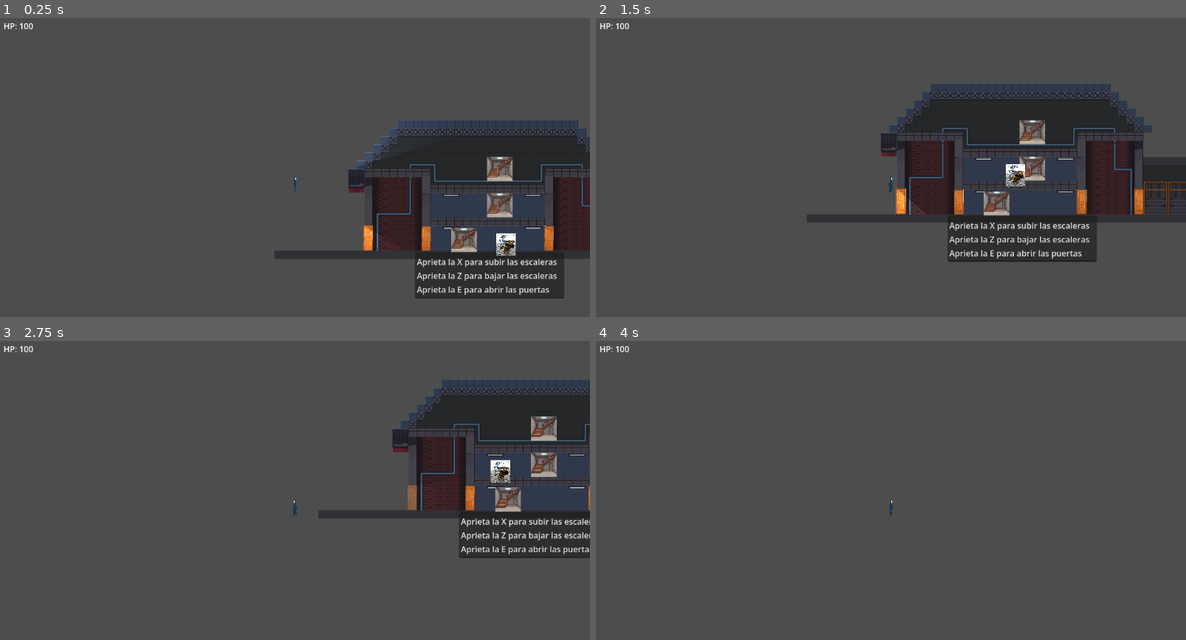
Above: before the commit, frames 1-4 (two rows, left to right).
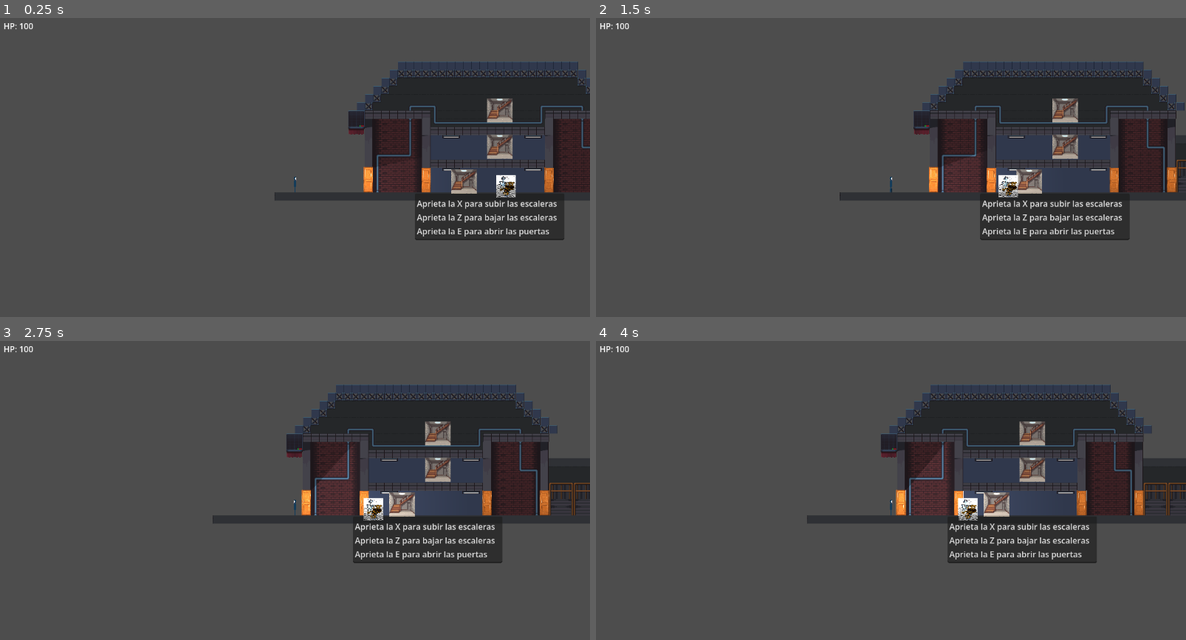
Above: after the commit, the same moments.

Repository: Alan222-coder/Godot-El-eternauta
Game: Godot game, scene res://Nivel1.tscn
Two runs of this game, one before a commit and one after it. Both use one fixed random seed, a clock stepped at 60 frames per second and the inputs below.
Inputs (mouse positions are in pixels of both pictures, inside the frame that each line leads up to):
- Up to frame 1 (0.25 s): no input
- Up to frame 2 (1.5 s): tap Enter (ui_accept) at 0.5, 0.77 s; move the mouse to (1020, 167) at 0.52 s; hold Right mouse button (aim, bound only after the commit) 0.53-1.28 s; hold D (mderecha) from 0.53 s (still down); move the mouse to (773, 200) at 1.27 s; tap Z (bajar) at 1.35 s
- Up to frame 3 (2.75 s): tap Enter (ui_accept) at 1.52 s; right-click (177, 523) at 1.55 s; move the mouse to (354, 433) at 2.02 s; release D (mderecha) at 2.03 s; hold A (mizquierda) from 2.03 s (still down); hold Right mouse button (aim, bound only after the commit) from 2.03 s (still down); tap E (interact) at 2.1 s
- Up to frame 4 (4 s): move the mouse to (861, 574) at 2.77 s; release A (mizquierda) at 2.78 s; release Right mouse button (aim, bound only after the commit) at 2.78 s; hold D (mderecha) from 2.78 s (still down); tap X (teleport) at 2.85 s; tap Enter (ui_accept) at 3.02, 3.77 s; right-click (861, 574) at 3.05 s; move the mouse to (1068, 556) at 3.52 s; hold Right mouse button (aim, bound only after the commit) from 3.53 s (still down)

The runs differ from the first frame. In frame 1, 24% of the frame differs, in the area x 46-100%, y 14-94%; in frame 2, 20%; in frame 3, 21%; in frame 4, 21%.

Commit message:
Arma
añadida la arma

Diff:
--- a/Nivel1.tscn
+++ b/Nivel1.tscn
@@ -816,7 +816,7 @@
 
 [node name="CharacterBody2D" type="CharacterBody2D" parent="World" unique_id=931044742 groups=["player"]]
 z_index = 1
-position = Vector2(40, 79.92999)
+position = Vector2(40, 217.93)
 platform_floor_layers = 4294967041
 platform_wall_layers = 2
 script = ExtResource("2_ydtn4")
@@ -843,6 +843,11 @@
 
 [node name="AnimationPlayer" type="AnimationPlayer" parent="World/CharacterBody2D" unique_id=1513631104]
 libraries/ = SubResource("AnimationLibrary_lnvlo")
+
+[node name="Marker2D" type="Marker2D" parent="World/CharacterBody2D" unique_id=1200470030]
+
+[node name="RayCast2D" type="RayCast2D" parent="World/CharacterBody2D/Marker2D" unique_id=356701956]
+target_position = Vector2(1000, 0)
 
 [node name="Puerta" type="Node2D" parent="World" unique_id=1864310790]
 
--- a/PlayerMovimiento.gd
+++ b/PlayerMovimiento.gd
@@ -5,63 +5,154 @@
 
 @onready var anim = $AnimationPlayer
 @onready var sprite2d = $Sprite2D
+@onready var muzzle = $Marker2D
+@onready var raycast = $Marker2D/RayCast2D
 
-# --- HP ---
-var hp_max: int = 100
-var hp: int = 100
-var invulnerable: bool = false
-@onready var hp_label: Label = $"../../CanvasLayer/Label"
+# ---------------- HP ----------------
+var hp_max := 100
+var hp := 100
+var invulnerable := false
 
-func _ready():
-	# Test (opcional, podés borrarlo después)
-	anim.play("Caminar")
+# ---------------- AIM ----------------
+var apuntando := false
 
-func _physics_process(delta: float) -> void:
-	# Gravedad
+@onready var hp_label = $"../../CanvasLayer/Label"
+
+func _physics_process(delta):
+
+	# ---------------- GRAVEDAD ----------------
 	if not is_on_floor():
 		velocity += get_gravity() * delta
 
-	# Salto
+	# ---------------- SALTO ----------------
 	if Input.is_action_just_pressed("ui_accept") and is_on_floor():
 		velocity.y = JUMP_VELOCITY
 
-	# Movimiento
-	var direction := Input.get_axis("ui_left", "ui_right") + Input.get_axis("mizquierda", "mderecha")
-	direction = clamp(direction, -1, 1)
+	# ---------------- MOVIMIENTO ----------------
+	var direction := 0.0
 
-	# HP
-	hp_label.text = "HP: " + str(hp)
+	# No permitir movimiento mientras apunta
+	if not apuntando:
+		direction = Input.get_axis("ui_left", "ui_right") + Input.get_axis("mizquierda", "mderecha")
+		direction = clamp(direction, -1, 1)
 
 	if direction != 0:
 		velocity.x = direction * SPEED
-
-		# ▶️ ANIMACIÓN CAMINAR
 		anim.play("Caminar")
 	else:
 		velocity.x = move_toward(velocity.x, 0, SPEED)
-
-		# ⏹️ detener animación
 		anim.stop()
 
 	move_and_slide()
 
-	# Flip del sprite
+	# ---------------- FLIP ----------------
 	if direction > 0:
 		sprite2d.flip_h = false
+		muzzle.position.x = abs(muzzle.position.x)
+
 	elif direction < 0:
 		sprite2d.flip_h = true
+		muzzle.position.x = -abs(muzzle.position.x)
 
+	# ---------------- APUNTAR ----------------
+	if Input.is_action_pressed("aim"):
 
-func _on_portal_escalera_body_entered(body: Node2D) -> void:
+		apuntando = true
+
+		var direccion = get_global_mouse_position() - muzzle.global_position
+
+		# El raycast sigue el mouse
+		raycast.target_position = direccion
+
+	# ---------------- DISPARAR ----------------
+	if apuntando and Input.is_action_just_released("aim"):
+
+		apuntando = false
+		disparar()
+
+	# ---------------- HP ----------------
 	hp_label.text = "HP: " + str(hp)
 
+func disparar():
 
-func recibir_daño(cantidad: int) -> void:
+	raycast.force_raycast_update()
+
+	var inicio = muzzle.global_position
+	var fin = raycast.to_global(raycast.target_position)
+
+	# ---------------- SI GOLPEA ----------------
+	if raycast.is_colliding():
+
+		var collider = raycast.get_collider()
+		var punto = raycast.get_collision_point()
+
+		print("Golpeaste:", collider.name)
+
+		# Aplicar daño
+		if collider.has_method("recibir_daño"):
+			collider.recibir_daño(25)
+
+		draw_linea(inicio, punto)
+
+	else:
+		draw_linea(inicio, fin)
+
+# ---------------- EFECTO VISUAL DEL DISPARO ----------------
+func draw_linea(start, end):
+
+	var line = Line2D.new()
+
+	line.top_level = true
+	line.default_color = Color(1, 1, 0)
+
+	# Grosor
+	line.width = 12
+
+	# Punta más gruesa
+	var curve = Curve.new()
+	curve.add_point(Vector2(0, 0.15))
+	curve.add_point(Vector2(1, 1.0))
+
+	line.width_curve = curve
+
+	line.add_point(start)
+	line.add_point(end)
+
+	get_tree().current_scene.add_child(line)
+
+	# ---------------- ANIMACIÓN ----------------
+
+	var duration = 0.08
+	var elapsed = 0.0
+
+	while elapsed < duration:
+
+		elapsed += get_process_delta_time()
+
+		var t = elapsed / duration
+		t = clamp(t, 0.0, 1.0)
+
+		# El inicio avanza hacia el final
+		var nuevo_inicio = start.lerp(end, t)
+
+		line.set_point_position(0, nuevo_inicio)
+
+		# Reducir grosor suavemente
+		line.width = lerp(12.0, 0.0, t)
+
+		await get_tree().process_frame
+
+	line.queue_free()
+
+# ---------------- RECIBIR DAÑO ----------------
+func recibir_daño(cantidad):
+
 	if invulnerable:
 		return
 
 	hp -= cantidad
 	hp = max(hp, 0)
+
 	invulnerable = true
 
 	await get_tree().create_timer(0.5).timeout
@@ -71,6 +162,6 @@
 	if hp <= 0:
 		morir()
 
-
-func morir() -> void:
+# ---------------- MORIR ----------------
+func morir():
 	print("Moriste")
--- a/enemy.gd
+++ b/enemy.gd
@@ -1,7 +1,10 @@
 extends CharacterBody2D
 
 @export var speed := 100
-@export var portal_delay := 0.8  # segundos de espera antes de ir al portal
+@export var portal_delay := 0.8
+
+# ---------------- VIDA ----------------
+var vida := 100
 
 var player: Node2D = null
 var _timer_portal := 0.0
@@ -11,49 +14,89 @@
 	player = get_tree().get_first_node_in_group("player")
 
 func _physics_process(delta):
+
 	if player == null:
 		return
 
+	# ---------------- GRAVEDAD ----------------
 	if not is_on_floor():
 		velocity += get_gravity() * delta
 
+	# ---------------- DETECTAR DIFERENCIA DE ALTURA ----------------
 	var jugador_lejos_vertical = (
 		player.global_position.y < global_position.y - 50 or
 		player.global_position.y > global_position.y + 50
 	)
 
 	if jugador_lejos_vertical:
+
 		if not _yendo_a_portal:
 			_timer_portal += delta
+
 			if _timer_portal >= portal_delay:
 				_yendo_a_portal = true
+
 	else:
 		_timer_portal = 0.0
 		_yendo_a_portal = false
 
+	# ---------------- MOVIMIENTO ----------------
 	var target_x: float
 
 	if _yendo_a_portal:
+
 		var portal = _get_portal_en_mi_nivel()
-		target_x = portal.global_position.x if portal != null else player.global_position.x
+
+		if portal != null:
+			target_x = portal.global_position.x
+		else:
+			target_x = player.global_position.x
+
 	else:
 		target_x = player.global_position.x
 
 	velocity.x = sign(target_x - global_position.x) * speed
+
 	move_and_slide()
 
+	# ---------------- DAÑO AL JUGADOR ----------------
 	for body in $Hitbox.get_overlapping_bodies():
-		if body.has_method("recibir_daño"):
+
+		# SOLO dañar al jugador
+		if body.is_in_group("player"):
 			body.recibir_daño(10)
 
+# ---------------- RECIBIR DAÑO ----------------
+func recibir_daño(cantidad):
+
+	vida -= cantidad
+
+	print("Vida enemigo:", vida)
+
+	if vida <= 0:
+		morir()
+
+# ---------------- MORIR ----------------
+func morir():
+
+	print("Enemigo muerto")
+
+	queue_free()
+
+# ---------------- BUSCAR PORTAL ----------------
 func _get_portal_en_mi_nivel() -> Node2D:
+
 	var portales = get_tree().get_nodes_in_group("portales")
+
 	var portal_mas_cercano: Node2D = null
 	var distancia_min := INF
 
 	for portal in portales:
+
 		if abs(portal.global_position.y - global_position.y) <= 50:
+
 			var dist = abs(portal.global_position.x - global_position.x)
+
 			if dist < distancia_min:
 				distancia_min = dist
 				portal_mas_cercano = portal
--- a/project.godot
+++ b/project.godot
@@ -46,6 +46,11 @@
 "events": [Object(InputEventKey,"resource_local_to_scene":false,"resource_name":"","device":0,"window_id":0,"alt_presse …(189 unchanged characters)…
 ]
 }
+aim={
+"deadzone": 0.2,
+"events": [Object(InputEventMouseButton,"resource_local_to_scene":false,"resource_name":"","device":-1,"window_id":0,"alt_pressed":false,"shift_pressed":false,"ctrl_pressed":false,"meta_pressed":false,"button_mask":0,"position":Vector2(0, 0),"global_position":Vector2(0, 0),"factor":1.0,"button_index":2,"canceled":false,"pressed":false,"double_click":false,"script":null)
+]
+}
 
 [physics]
 
Binary file added: images.jpg
Not shown, added: images.jpg.import
